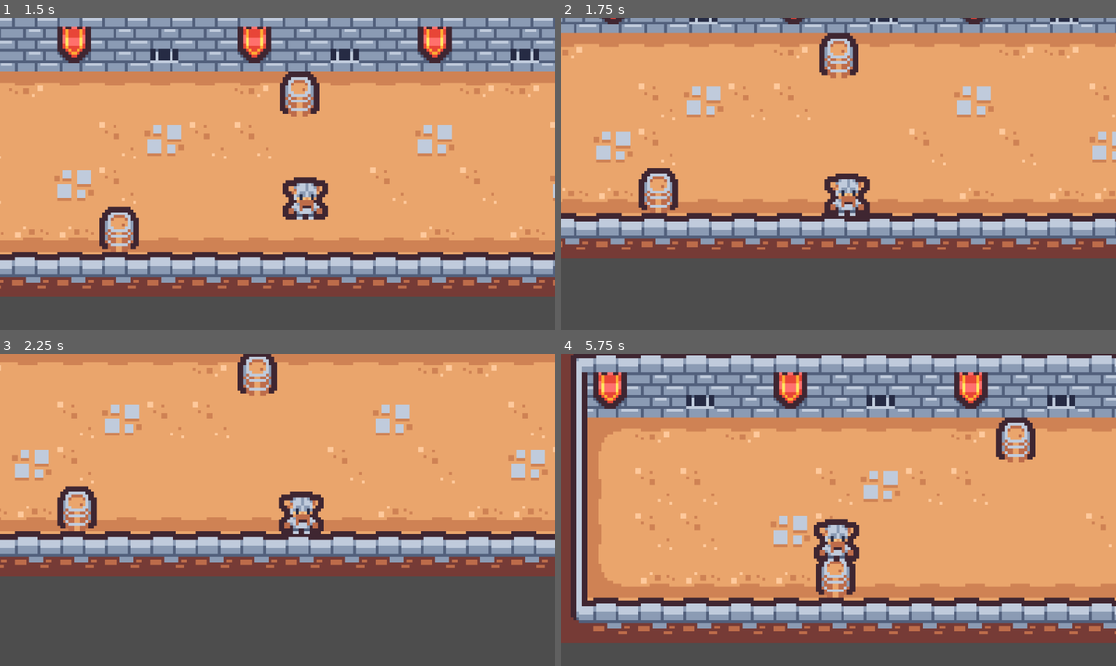
Above: before the commit, frames 1-4 (two rows, left to right).
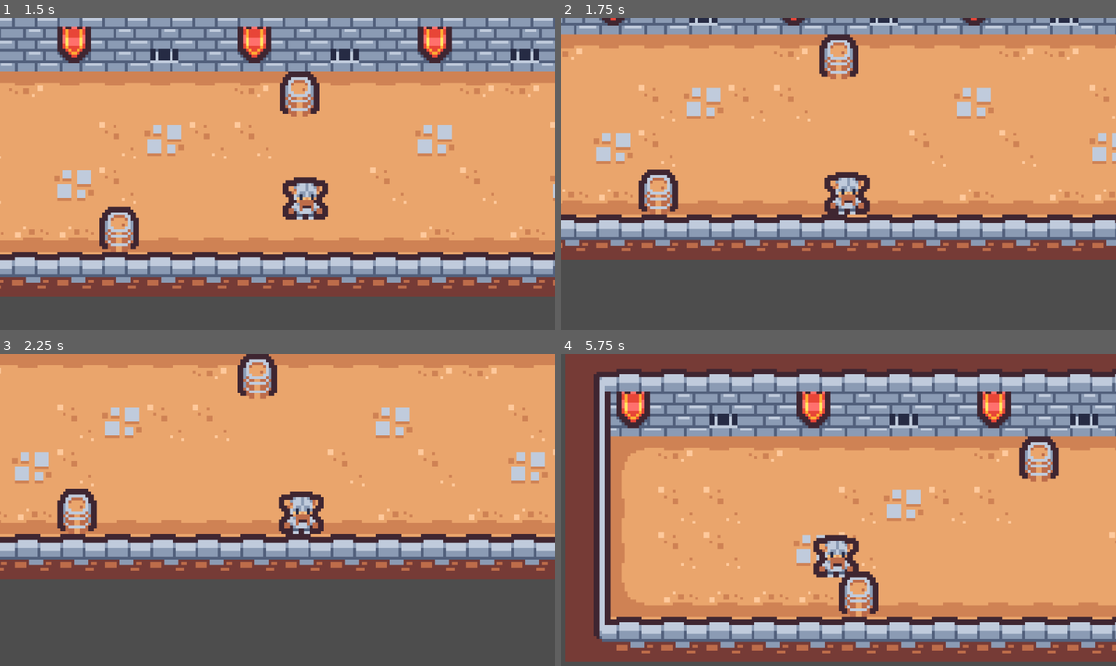
Above: after the commit, the same moments.

Repository: SomethingCool3/gyatt-godot-4
Game: Godot game, scene res://game.tscn
Same seed, same stepped clock (60 frames per second), same inputs: the game is played once before the commit and once after it.
Inputs:
- Up to frame 1 (1.5 s): tap Enter at 0.5 s; hold D (right) 0.53-1.28 s; hold S (down) from 1.28 s (still down)
- Up to frame 2 (1.75 s): keep holding S (down)
- Up to frame 3 (2.25 s): release S (down) at 2.03 s; hold D (right) from 2.03 s (still down)
- Up to frame 4 (5.75 s): release D (right) at 2.78 s; hold W (up) 2.78-3.53 s; hold A (left) 3.53-5.03 s; hold S (down) from 5.03 s (still down)

Frame 1 is identical in both runs. In frame 2, 8.0% of the frame differs, in the area x 0-100%, y 0-78%; in frame 3, 12%; in frame 4, 59%, in the area x 0-100%, y 0-99%.

Commit message:
Update player.tscn

Diff:
--- a/player.tscn
+++ b/player.tscn
@@ -3,8 +3,9 @@
 [ext_resource type="Script" path="res://CharacterBody2D.gd" id="1_lql5v"]
 [ext_resource type="Texture2D" uid="uid://ss1qtipnywjf" path="res://Tilemap/tilemap.png" id="2_cm6de"]
 
-[sub_resource type="CircleShape2D" id="CircleShape2D_khln1"]
-radius = 7.0
+[sub_resource type="CapsuleShape2D" id="CapsuleShape2D_pqk76"]
+radius = 3.0
+height = 12.0
 
 [sub_resource type="AtlasTexture" id="AtlasTexture_7epq3"]
 atlas = ExtResource("2_cm6de")
@@ -30,7 +31,9 @@
 script = ExtResource("1_lql5v")
 
 [node name="CollisionShape2D" type="CollisionShape2D" parent="."]
-shape = SubResource("CircleShape2D_khln1")
+position = Vector2(0, 5)
+rotation = -1.57079
+shape = SubResource("CapsuleShape2D_pqk76")
 
 [node name="Camera2D" type="Camera2D" parent="."]
 zoom = Vector2(5.85, 5.85)
